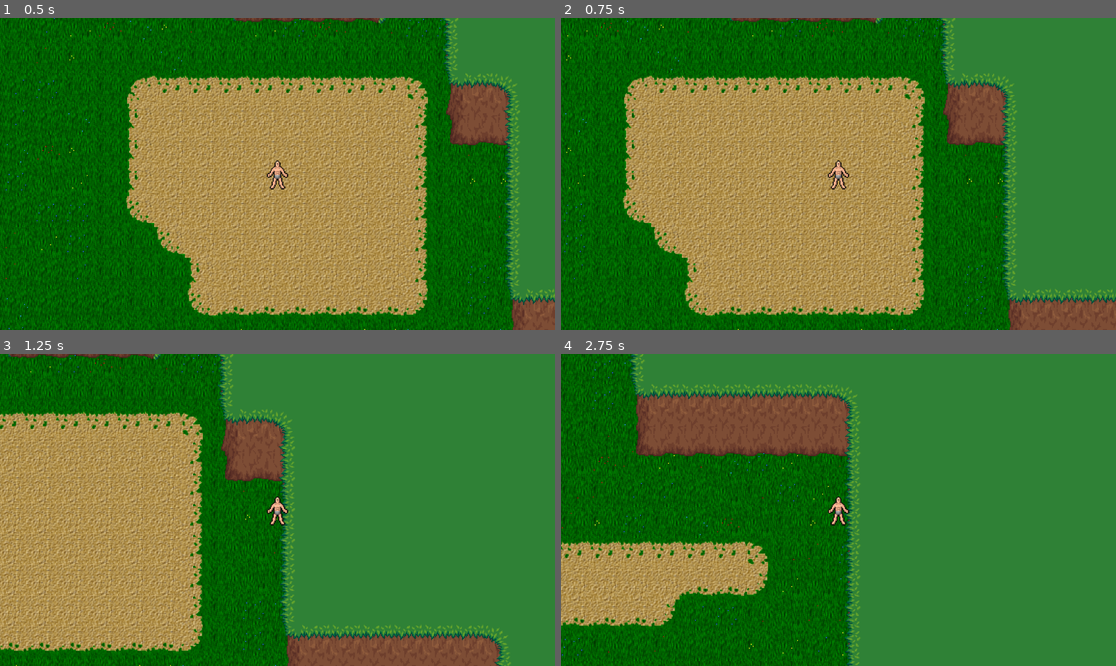
Above: before the commit, frames 1-4 (two rows, left to right).
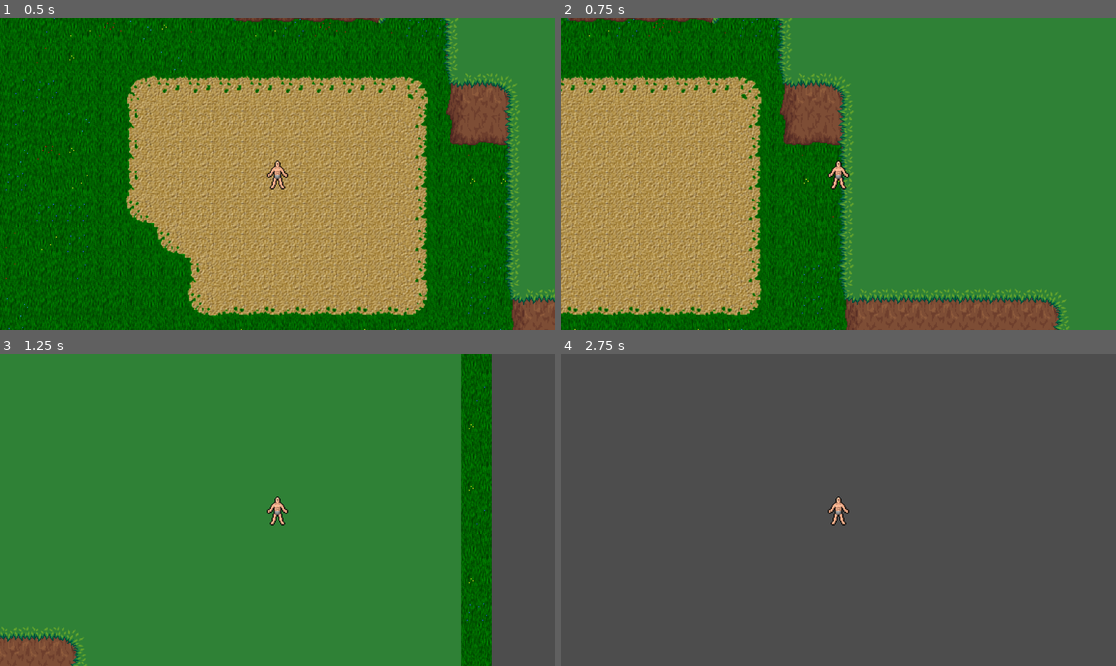
Above: after the commit, the same moments.

Repository: Origier/DungeonsAndDigital
Game: Godot game, scene res://Scenes/test_scene.tscn
Same seed, same stepped clock (60 frames per second), same inputs: the game is played once before the commit and once after it.
Inputs:
- Up to frame 1 (0.5 s): no input
- Up to frame 2 (0.75 s): tap Enter at 0.5 s; hold Right (ui_right) from 0.53 s (still down); hold Shift (Sprint, bound only after the commit) from 0.53 s (still down); tap Space (Dodge Roll, bound only after the commit) at 0.6 s
- Up to frame 3 (1.25 s): keep holding Right (ui_right); keep holding Shift (Sprint, bound only after the commit)
- Up to frame 4 (2.75 s): release Right (ui_right) at 1.28 s; release Shift (Sprint, bound only after the commit) at 1.28 s; hold Down (ui_down) 1.28-2.03 s; tap Shift (Sprint, bound only after the commit) at 1.35 s; tap Space (Dodge Roll, bound only after the commit) at 1.55, 2.1 s; hold Right (ui_right) from 2.03 s (still down); hold Shift (Sprint, bound only after the commit) from 2.03 s (still down)

Frame 1 is identical in both runs. In frame 2, 63% of the frame differs, in the area x 0-100%, y 0-100%; in frame 3, 70%; in frame 4, 100%.

Commit message:
feat: added sprinting and dodge roll mechanic to the player

Diff:
--- a/Game/Scenes/player.tscn
+++ b/Game/Scenes/player.tscn
@@ -6,9 +6,20 @@
 [node name="Player" type="CharacterBody2D"]
 script = ExtResource("1_eaonk")
 
-[node name="Sprite2D" type="Sprite2D" parent="."]
+[node name="PlayerSprite" type="Sprite2D" parent="."]
 texture = ExtResource("1_5enpw")
 
 [node name="CollisionPolygon2D" type="CollisionPolygon2D" parent="."]
 build_mode = 1
 polygon = PackedVector2Array(0, -13, 11, 2, 9, 4, 3, -2, 4, 4, 8, 14, 4, 16, 0, 5, -4, 15, -8, 14, -4, 3, -3, -3, -9, 4, -12, 1)
+
+[node name="DodgeRollTimer" type="Timer" parent="."]
+wait_time = 0.25
+one_shot = true
+
+[node name="DodgeRollCoolDownTimer" type="Timer" parent="."]
+wait_time = 0.5
+one_shot = true
+
+[connection signal="timeout" from="DodgeRollTimer" to="." method="_on_dodge_roll_timer_timeout"]
+[connection signal="timeout" from="DodgeRollCoolDownTimer" to="." method="_on_dodge_roll_cool_down_timer_timeout"]
--- a/Game/Scenes/test_scene.tscn
+++ b/Game/Scenes/test_scene.tscn
@@ -7,7 +7,6 @@
 [node name="Test Scene" type="Node2D"]
 
 [node name="Player" parent="." instance=ExtResource("1_fkm6i")]
-speed = 20000
 
 [node name="PlayerCamera" type="Camera2D" parent="." node_paths=PackedStringArray("player")]
 zoom = Vector2(2, 2)
--- a/Game/Scripts/player.gd
+++ b/Game/Scripts/player.gd
@@ -1,16 +1,64 @@
 extends CharacterBody2D
 
-@export var speed := 2000
+# Speed variables
+@export var walking_speed := 25000
+@export var sprint_speed := 50000
+var current_speed := walking_speed
+
+# Dodge roll controls
+@export var dodge_roll_multiplier := 3
+var dodge_roll_direction = null
+var in_dodge_roll := false
+var dodge_roll_cooldown := false
+
+# Stamina control
+@export var starting_stamina := 100
+var stamina_max := starting_stamina
 
 func _process(delta):
 	velocity = Vector2(0, 0)
 
-	if Input.is_action_pressed("ui_right"):
-		velocity.x = speed * delta
-	if Input.is_action_pressed("ui_left"):
-		velocity.x = -speed * delta
-	if Input.is_action_pressed("ui_down"):
-		velocity.y = speed * delta
-	if Input.is_action_pressed("ui_up"):
-		velocity.y = -speed * delta
+	# Processing any current dodge rolls
+	if in_dodge_roll:
+		continue_dodge_roll(delta)
+	else:
+		# Checking for dodge rolls
+		if Input.is_action_just_pressed("Dodge Roll") and not dodge_roll_cooldown:
+			start_dodge_roll(delta)
+
+		# Add any sprinting modifier to the player
+		if Input.is_action_pressed("Sprint"):
+			current_speed = sprint_speed
+		else:
+			current_speed = walking_speed
+
+		# Get the direction of travel and calculate the velocity on the player basic input
+		var direction = Input.get_vector("ui_left", "ui_right", "ui_up", "ui_down")
+		velocity = direction * current_speed * delta
+
+		move_and_slide()
+
+# Starts the dodge roll timer and initiates the control lock-out during the roll
+func start_dodge_roll(delta):
+	dodge_roll_direction = Input.get_vector("ui_left", "ui_right", "ui_up", "ui_down")
+	# Ensuring that the player is moving in a direction
+	if (dodge_roll_direction == Vector2.ZERO):
+		return
+	$DodgeRollTimer.start()
+	in_dodge_roll = true
+	continue_dodge_roll(delta)
+
+# Processes each frame of the dodge roll until the timer ends
+func continue_dodge_roll(delta):
+	velocity = dodge_roll_direction * walking_speed * delta * dodge_roll_multiplier
 	move_and_slide()
+
+# Taking the player out of the dodge roll and starting the cooldown
+func _on_dodge_roll_timer_timeout():
+	in_dodge_roll = false
+	dodge_roll_cooldown = true
+	$DodgeRollCoolDownTimer.start()
+
+# Removing the cooldown, the player may dodge roll again
+func _on_dodge_roll_cool_down_timer_timeout():
+	dodge_roll_cooldown = false
--- a/Game/project.godot
+++ b/Game/project.godot
@@ -49,6 +49,16 @@
 , Object(InputEventKey,"resource_local_to_scene":false,"resource_name":"","device":-1,"window_id":0,"alt_pressed":false,"shift_pressed":false,"ctrl_pressed":false,"meta_pressed":false,"pressed":false,"keycode":0,"physical_keycode":83,"key_label":0,"unicode":115,"echo":false,"script":null)
 ]
 }
+Sprint={
+"deadzone": 0.5,
+"events": [Object(InputEventKey,"resource_local_to_scene":false,"resource_name":"","device":-1,"window_id":0,"alt_pressed":false,"shift_pressed":false,"ctrl_pressed":false,"meta_pressed":false,"pressed":false,"keycode":0,"physical_keycode":4194325,"key_label":0,"unicode":0,"echo":false,"script":null)
+]
+}
+"Dodge Roll"={
+"deadzone": 0.5,
+"events": [Object(InputEventKey,"resource_local_to_scene":false,"resource_name":"","device":-1,"window_id":0,"alt_pressed":false,"shift_pressed":false,"ctrl_pressed":false,"meta_pressed":false,"pressed":false,"keycode":0,"physical_keycode":32,"key_label":0,"unicode":32,"echo":false,"script":null)
+]
+}
 
 [rendering]
 
